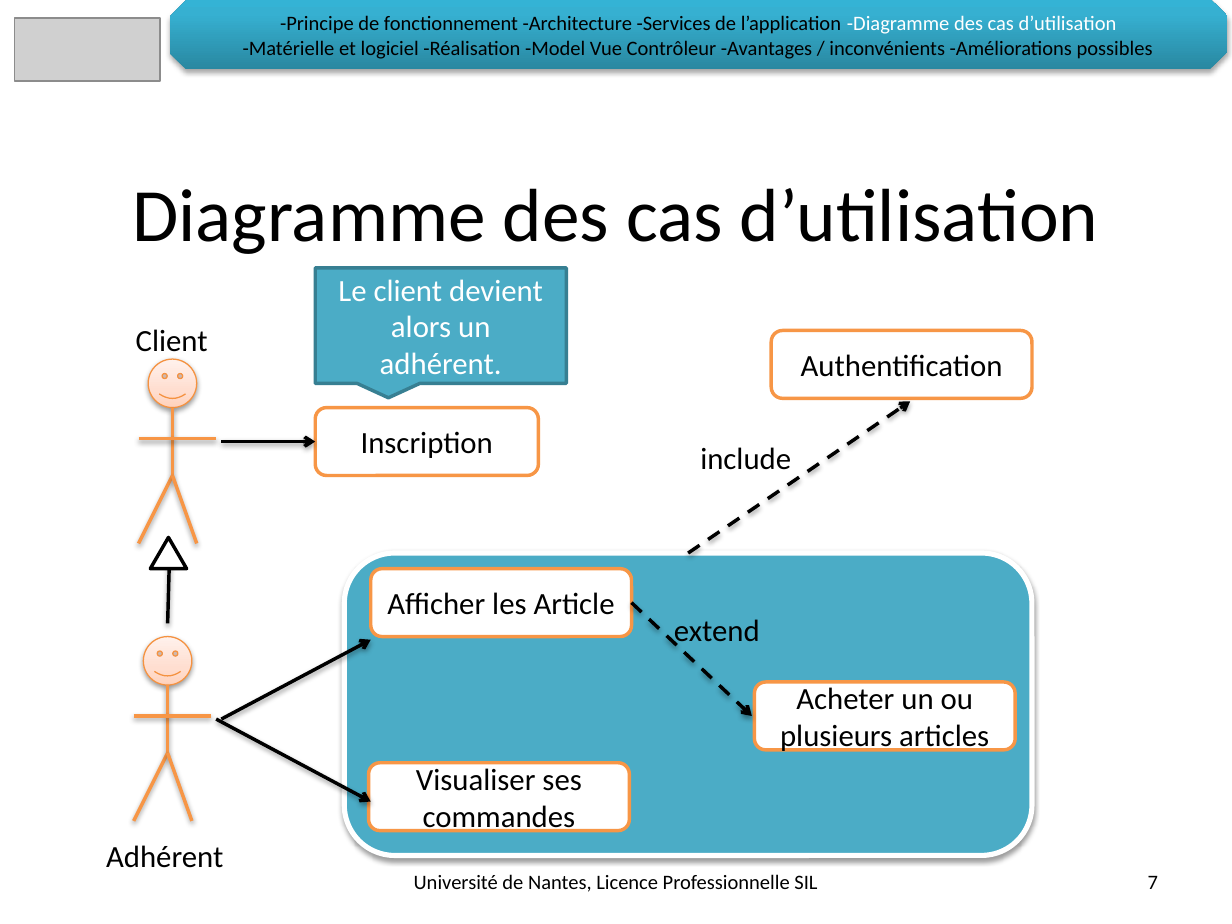
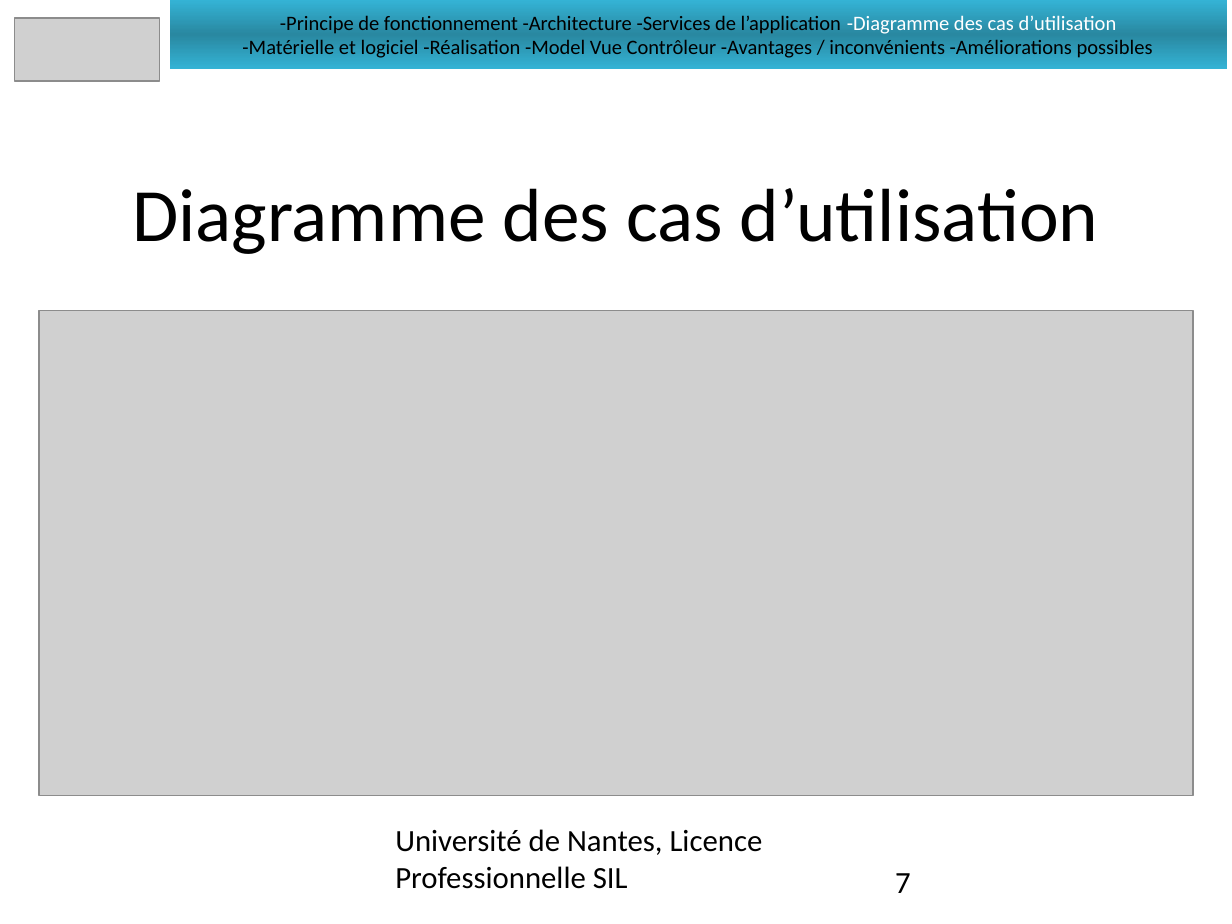
Before and after one commit to LeonardoALARCON/progr3, a slide deck: slide 7 of Documentation/DiapoProg3/PresentationProg3.pptx. Drawn at 1232x924 pixels with LibreOffice and Linux fonts; fonts in the diff are those of the drawing; grey boxes stand for pictures; background and template pictures are left out. Boxes give left, top, right and bottom in pixels: in the first picture for what was removed or moved away, otherwise in the second. Text is boxed around its words. In the diff, an @@ line names an element or a change of style, - is before the commit and + after.

Commit message:
Ajouté images des diagrammes et les ajouté à la présentation PWP

```diff
--- a/Documentation/DiapoProg3/PresentationProg3.pptx
+++ b/Documentation/DiapoProg3/PresentationProg3.pptx
@@ rectangle "-Principe de fonctionnement -Architecture -Services ..." at (x1=170, y1=0, x2=1227, y2=69): snip diag rect to rectangle; fill gradient #2A88A2 to #37B1D2 to #34B4D6 to gradient #34B3D5 to #2988A1; shadow off @@
@@ speech box removed at (x1=315, y1=269, x2=567, y2=384) @@
-Le client devient alors un adhérent.
@@ picture added at (x1=39, y1=310, x2=1194, y2=796) @@
@@ text removed at (x1=136, y1=329, x2=208, y2=359) @@
-Client
@@ rounded rectangle removed at (x1=771, y1=330, x2=1032, y2=398) @@
-Authentification
@@ rounded rectangle removed at (x1=315, y1=408, x2=538, y2=476) @@
-Inscription
@@ arrow removed from (689, 553) to (910, 402) @@
@@ group removed at (x1=138, y1=360, x2=216, y2=543): 4 lines, 1 smiley face @@
@@ arrow removed from (222, 441) to (315, 441) @@
@@ text removed at (x1=700, y1=447, x2=791, y2=470) @@
-include
@@ triangle removed at (x1=150, y1=537, x2=187, y2=568) @@
@@ arrow removed from (168, 623) to (170, 549) @@
@@ rounded rectangle removed at (x1=345, y1=553, x2=1032, y2=856) @@
@@ rounded rectangle removed at (x1=371, y1=569, x2=632, y2=637) @@
-Afficher les Article
@@ arrow removed from (632, 602) to (752, 716) @@
@@ text removed at (x1=674, y1=619, x2=760, y2=647) @@
-extend
@@ arrow removed from (222, 719) to (371, 639) @@
@@ rounded rectangle removed at (x1=754, y1=683, x2=1015, y2=750) @@
-Acheter un ou plusieurs articles
@@ group removed at (x1=134, y1=637, x2=212, y2=821): 4 lines, 1 smiley face @@
@@ arrow removed from (216, 719) to (371, 802) @@
@@ rounded rectangle removed at (x1=368, y1=763, x2=630, y2=830) @@
-Visualiser ses commandes
@@ text "Université de Nantes, Licence Professionnelle ..." moved from (x1=414, y1=874, x2=817, y2=892) to (x1=395, y1=829, x2=763, y2=889) @@
@@ text "Université de Nantes, Licence Professionnelle ..." at (x1=395, y1=829, x2=763, y2=889): size 12 to 18 pt; alignment centre to left; vertical alignment middle to top @@
@@ text removed at (x1=106, y1=845, x2=223, y2=868) @@
-Adhérent
@@ page number at (x1=895, y1=873, x2=911, y2=893): size 12 to 18 pt; alignment right to left; vertical alignment middle to top @@
```
Also in this commit, not shown: 19 other slides changed, 9 other files.
